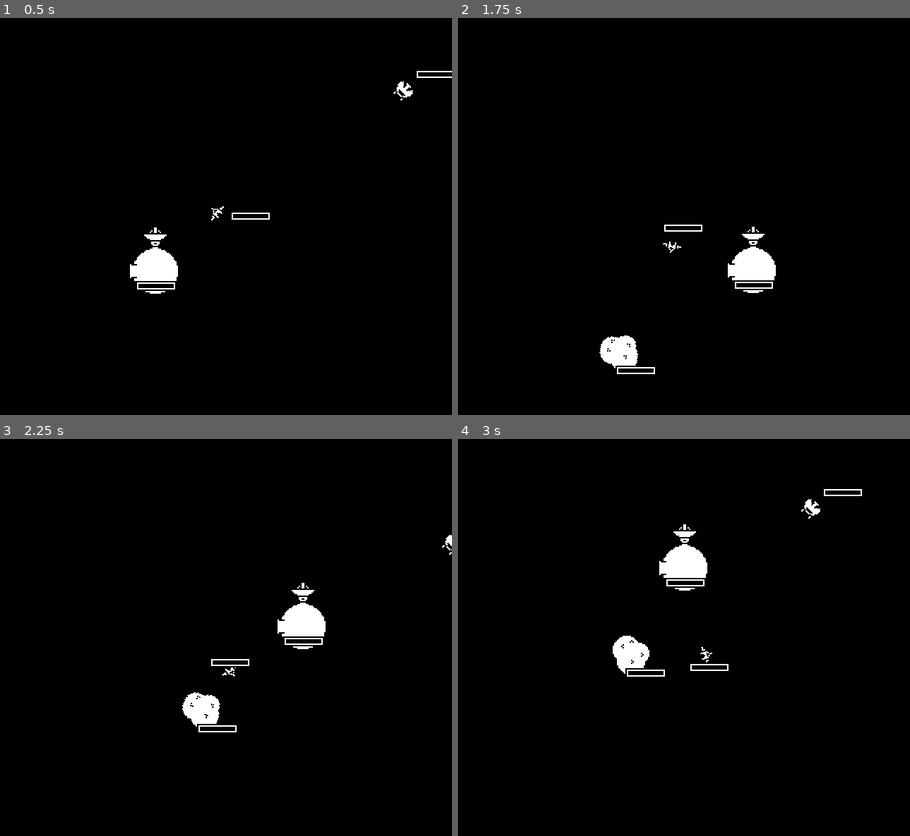
Above: before the commit, frames 1-4 (two rows, left to right).
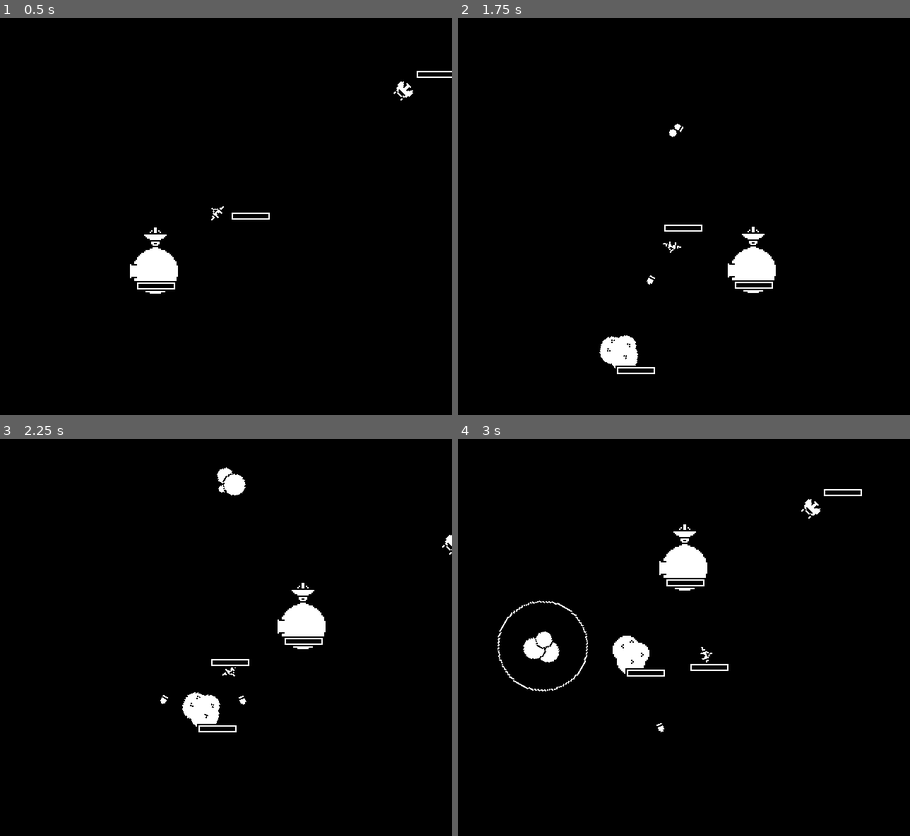
Above: after the commit, the same moments.

Repository: rthurmed/OrbitDefender
Game: Godot game, scene res://src/levels/Main.tscn
Same seed, same stepped clock (60 frames per second), same inputs: the game is played once before the commit and once after it. Sound files missing from this copy of the repository are replaced by a short silence.
Inputs:
- Up to frame 1 (0.5 s): no input
- Up to frame 2 (1.75 s): tap C (bomb) at 0.6, 1.55 s; tap Z (shoot) at 0.8, 1.35 s
- Up to frame 3 (2.25 s): tap C (bomb) at 2.1 s
- Up to frame 4 (3 s): tap Z (shoot) at 2.3 s; tap Up (higher) at 2.85 s

Frame 1 is identical in both runs. In frame 2, less than 0.1% of the frame differs, in the area x 41-50%, y 26-68%; in frame 3, 0.3%; in frame 4, 0.6%, in the area x 8-46%, y 40-74%.

Commit message:
Implemented initial bomb system

Diff:
--- a/src/game/asteroid/Asteroid.tscn
+++ b/src/game/asteroid/Asteroid.tscn
@@ -9,7 +9,7 @@
 [sub_resource type="CircleShape2D" id=1]
 radius = 8.0
 
-[node name="Asteroid" type="Area2D"]
+[node name="Asteroid" type="Area2D" groups=["asteroid", "enemy"]]
 script = ExtResource( 2 )
 move_duration = 16
 
--- a/src/game/asteroid/AsteroidLarge.tscn
+++ b/src/game/asteroid/AsteroidLarge.tscn
@@ -9,7 +9,7 @@
 [sub_resource type="CircleShape2D" id=1]
 radius = 14.0
 
-[node name="AsteroidLarge" type="Area2D"]
+[node name="AsteroidLarge" type="Area2D" groups=["asteroid", "enemy"]]
 script = ExtResource( 2 )
 move_duration = 32
 rotate_speed = 1
--- a/src/game/module/ImpactAttackModule.gd
+++ b/src/game/module/ImpactAttackModule.gd
@@ -2,13 +2,14 @@
 
 
 export var impact_damage = 2
+export var target_group = ''
 export var area_node_path: NodePath
 export var collision_node_path: NodePath
 export var health_module_path: NodePath
 
 onready var area_node = get_node(area_node_path)
 onready var collision_node = get_node(collision_node_path)
-onready var own_health_module = get_node(health_module_path)
+onready var own_health_module = get_node(health_module_path) if health_module_path else null
 
 
 func _ready():
@@ -16,6 +17,12 @@
 
 
 func _on_AreaNode_area_entered(area):
+	if (
+		len(target_group) > 0 and
+		not area.is_in_group(target_group)
+	):
+		return
+
 	var health_module = area.find_node("HealthModule")
 	var angle = global_position.angle_to(area.global_position)
 	var shape: CircleShape2D = collision_node.shape
@@ -24,4 +31,5 @@
 
 	if health_module:
 		health_module.hit(impact_damage, collision_point)
-		own_health_module.kill(collision_point)
+		if own_health_module:
+			own_health_module.kill(collision_point)
--- /dev/null
+++ b/src/game/ship/Bomb.gd
@@ -0,0 +1,36 @@
+extends Area2D
+
+
+export var destination = Vector2.ZERO
+
+onready var auto_move_module = $AutoMoveModule
+onready var animation = $AnimationPlayer
+onready var impact_attack_module = $ImpactZone/ImpactAttackModule
+
+var target_group = 'enemy'
+var exploded = false
+
+
+func _ready():
+	auto_move_module.set_destination(destination)
+	impact_attack_module.target_group = target_group
+	global_rotation = to_local(destination).angle() + deg2rad(90)
+
+
+func _on_AutoMoveModule_completed():
+	if exploded: return
+	animation.play("explode")
+	exploded = true
+
+
+func _on_Bomb_area_entered(area):
+	if exploded: return
+	if not area.is_in_group(target_group):
+		return
+	animation.play("explode")
+	exploded = true
+
+
+func _on_AnimationPlayer_animation_finished(anim_name):
+	if anim_name == "explode":
+		queue_free()
--- /dev/null
+++ b/src/game/ship/Bomb.tscn
@@ -0,0 +1,154 @@
+[gd_scene load_steps=10 format=2]
+
+[ext_resource path="res://assets/bomb_projectile.png" type="Texture" id=1]
+[ext_resource path="res://assets/bomb_explosion-Sheet.png" type="Texture" id=2]
+[ext_resource path="res://src/game/ship/Bomb.gd" type="Script" id=3]
+[ext_resource path="res://src/game/module/AutoMoveModule.tscn" type="PackedScene" id=4]
+[ext_resource path="res://src/game/module/ImpactAttackModule.tscn" type="PackedScene" id=5]
+
+[sub_resource type="CircleShape2D" id=1]
+radius = 3.16228
+
+[sub_resource type="CircleShape2D" id=4]
+
+[sub_resource type="Animation" id=3]
+length = 0.001
+tracks/0/type = "value"
+tracks/0/path = NodePath("ImpactZone/Sprite:visible")
+tracks/0/interp = 1
+tracks/0/loop_wrap = true
+tracks/0/imported = false
+tracks/0/enabled = true
+tracks/0/keys = {
+"times": PoolRealArray( 0 ),
+"transitions": PoolRealArray( 1 ),
+"update": 0,
+"values": [ false ]
+}
+tracks/1/type = "value"
+tracks/1/path = NodePath("ImpactZone/Sprite:frame")
+tracks/1/interp = 1
+tracks/1/loop_wrap = true
+tracks/1/imported = false
+tracks/1/enabled = true
+tracks/1/keys = {
+"times": PoolRealArray( 0 ),
+"transitions": PoolRealArray( 1 ),
+"update": 0,
+"values": [ 0 ]
+}
+tracks/2/type = "value"
+tracks/2/path = NodePath("ImpactZone/CollisionShape2D:shape:radius")
+tracks/2/interp = 1
+tracks/2/loop_wrap = true
+tracks/2/imported = false
+tracks/2/enabled = true
+tracks/2/keys = {
+"times": PoolRealArray( 0 ),
+"transitions": PoolRealArray( 1 ),
+"update": 0,
+"values": [ 10.0 ]
+}
+tracks/3/type = "value"
+tracks/3/path = NodePath("ImpactZone/CollisionShape2D:disabled")
+tracks/3/interp = 1
+tracks/3/loop_wrap = true
+tracks/3/imported = false
+tracks/3/enabled = true
+tracks/3/keys = {
+"times": PoolRealArray( 0 ),
+"transitions": PoolRealArray( 1 ),
+"update": 0,
+"values": [ true ]
+}
+
+[sub_resource type="Animation" id=2]
+resource_name = "explode"
+length = 0.8
+tracks/0/type = "value"
+tracks/0/path = NodePath("ImpactZone/Sprite:visible")
+tracks/0/interp = 1
+tracks/0/loop_wrap = true
+tracks/0/imported = false
+tracks/0/enabled = true
+tracks/0/keys = {
+"times": PoolRealArray( 0, 0.8 ),
+"transitions": PoolRealArray( 1, 1 ),
+"update": 1,
+"values": [ true, false ]
+}
+tracks/1/type = "value"
+tracks/1/path = NodePath("ImpactZone/Sprite:frame")
+tracks/1/interp = 1
+tracks/1/loop_wrap = true
+tracks/1/imported = false
+tracks/1/enabled = true
+tracks/1/keys = {
+"times": PoolRealArray( 0, 0.1, 0.2, 0.3, 0.4, 0.5, 0.6, 0.7 ),
+"transitions": PoolRealArray( 1, 1, 1, 1, 1, 1, 1, 1 ),
+"update": 1,
+"values": [ 0, 1, 2, 3, 4, 5, 6, 7 ]
+}
+tracks/2/type = "value"
+tracks/2/path = NodePath("ImpactZone/CollisionShape2D:shape:radius")
+tracks/2/interp = 1
+tracks/2/loop_wrap = true
+tracks/2/imported = false
+tracks/2/enabled = true
+tracks/2/keys = {
+"times": PoolRealArray( 0, 0.1, 0.2, 0.3, 0.4 ),
+"transitions": PoolRealArray( 1, 1, 1, 1, 1 ),
+"update": 0,
+"values": [ 1.0, 10.0, 15.0, 31.0644, 32.0 ]
+}
+tracks/3/type = "value"
+tracks/3/path = NodePath("ImpactZone/CollisionShape2D:disabled")
+tracks/3/interp = 1
+tracks/3/loop_wrap = true
+tracks/3/imported = false
+tracks/3/enabled = true
+tracks/3/keys = {
+"times": PoolRealArray( 0, 0.5 ),
+"transitions": PoolRealArray( 1, 1 ),
+"update": 1,
+"values": [ false, true ]
+}
+
+[node name="Bomb" type="Area2D"]
+script = ExtResource( 3 )
+
+[node name="AutoMoveModule" parent="." instance=ExtResource( 4 )]
+node_path = NodePath("..")
+move_on_ready = true
+duration = 1
+
+[node name="Sprite" type="Sprite" parent="."]
+texture = ExtResource( 1 )
+
+[node name="CollisionShape2D" type="CollisionShape2D" parent="."]
+shape = SubResource( 1 )
+
+[node name="ImpactZone" type="Area2D" parent="."]
+
+[node name="ImpactAttackModule" parent="ImpactZone" instance=ExtResource( 5 )]
+impact_damage = 6
+target_group = "enemy"
+area_node_path = NodePath("..")
+collision_node_path = NodePath("../CollisionShape2D")
+
+[node name="Sprite" type="Sprite" parent="ImpactZone"]
+visible = false
+texture = ExtResource( 2 )
+hframes = 8
+
+[node name="CollisionShape2D" type="CollisionShape2D" parent="ImpactZone"]
+shape = SubResource( 4 )
+disabled = true
+
+[node name="AnimationPlayer" type="AnimationPlayer" parent="."]
+anims/RESET = SubResource( 3 )
+anims/explode = SubResource( 2 )
+
+[connection signal="area_entered" from="." to="." method="_on_Bomb_area_entered"]
+[connection signal="completed" from="AutoMoveModule" to="." method="_on_AutoMoveModule_completed"]
+[connection signal="animation_finished" from="AnimationPlayer" to="." method="_on_AnimationPlayer_animation_finished"]
--- /dev/null
+++ b/src/game/ship/BombShooter.gd
@@ -0,0 +1,13 @@
+extends Node2D
+
+
+var Bomb = preload("res://src/game/ship/Bomb.tscn")
+var distance = 96
+
+
+func shoot():
+	var bomb = Bomb.instance()
+	var destination = to_global(Vector2.UP * distance)
+	bomb.global_position = global_position
+	bomb.destination = destination
+	get_tree().current_scene.add_child(bomb)
--- a/src/game/ship/Ship.gd
+++ b/src/game/ship/Ship.gd
@@ -11,6 +11,7 @@
 onready var ship = $RotatoryAxis/Spaceship
 onready var gun = $RotatoryAxis/Spaceship/VisualInstance/Gun
 onready var rotatory_axis = $RotatoryAxis
+onready var bomb_shooter = $RotatoryAxis/Spaceship/VisualInstance/BombShooter
 
 signal inverting(inverted)
 
@@ -47,6 +48,10 @@
 		var target_position_x = clamp(ship.position.x + move_x, min_altitude, max_altitude)
 		ship.position.x = lerp(ship.position.x, target_position_x, delta * v_move_speed)
 
+	# Shoot bomb
+	if Input.is_action_just_pressed("bomb"):
+		bomb_shooter.shoot()
+
 
 func is_inverted():
 	return rotatory_axis.target_speed > 0
--- a/src/game/ship/Ship.tscn
+++ b/src/game/ship/Ship.tscn
@@ -7,6 +7,7 @@
 [ext_resource path="res://src/game/ship/Ship.gd" type="Script" id=5]
 [ext_resource path="res://assets/sfx/player_death.wav" type="AudioStream" id=6]
 [ext_resource path="res://assets/sfx/player_hit.wav" type="AudioStream" id=7]
+[ext_resource path="res://src/game/ship/BombShooter.gd" type="Script" id=8]
 
 [sub_resource type="CircleShape2D" id=1]
 radius = 5.09902
@@ -72,6 +73,10 @@
 position = Vector2( -0.5, 0 )
 texture = ExtResource( 2 )
 
+[node name="BombShooter" type="Node2D" parent="RotatoryAxis/Spaceship/VisualInstance"]
+position = Vector2( 0, -5.5 )
+script = ExtResource( 8 )
+
 [node name="Gun" parent="RotatoryAxis/Spaceship/VisualInstance" instance=ExtResource( 4 )]
 position = Vector2( 0, -5.5 )
 dps = 20.0
Binary file added: assets/bomb_explosion-Sheet.png
Not shown, added: assets/bomb_explosion-Sheet.png.import
Binary file added: assets/bomb_projectile.png
Not shown, added: assets/bomb_projectile.png.import
Not shown: 1 places in src/game/ship/Ship.tscn that only renumber resources
